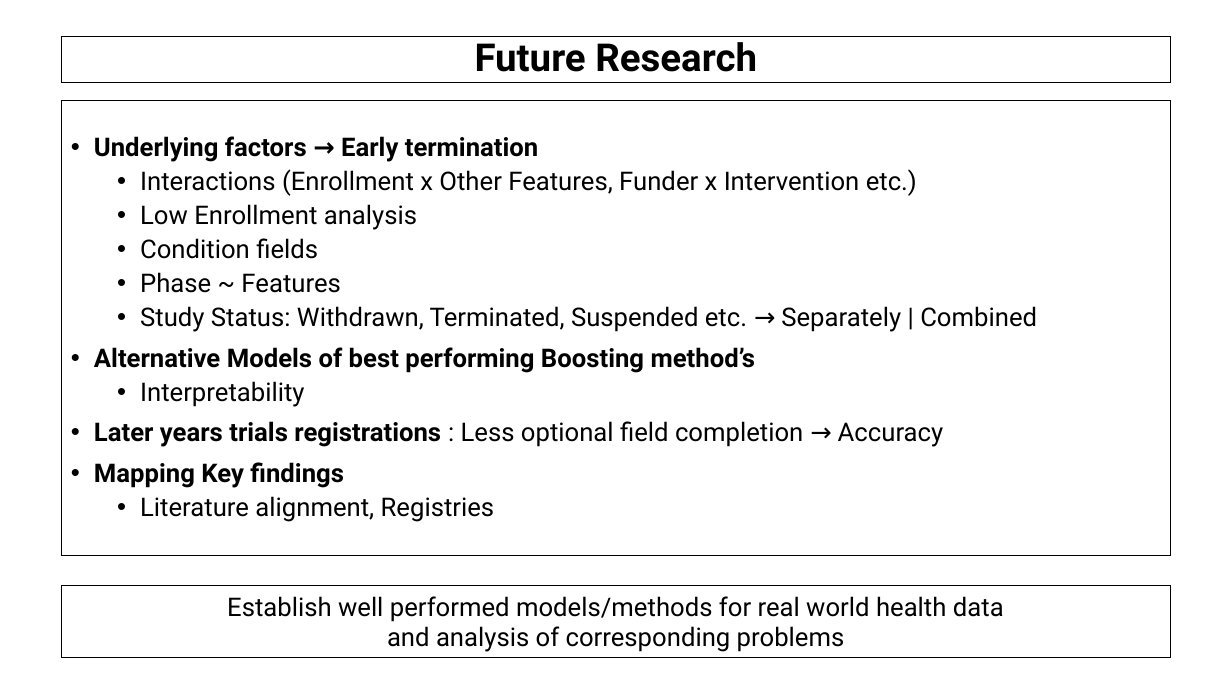
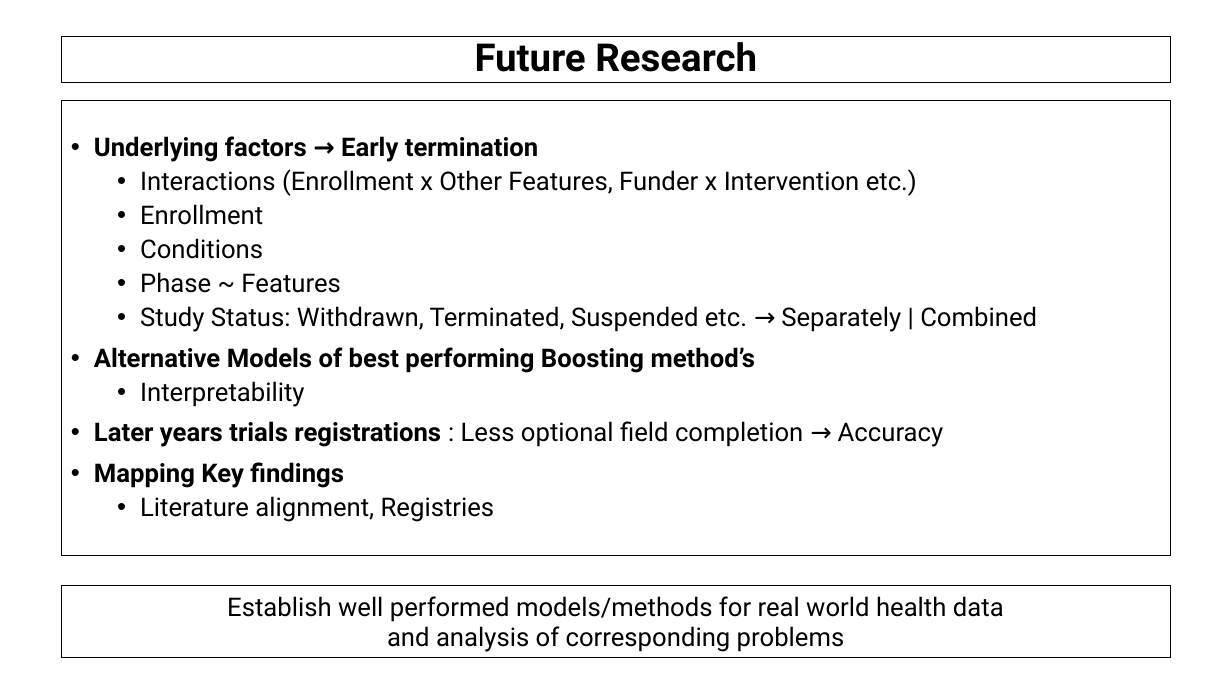
Before and after one commit to AndreouEugenia/Thesis, a slide deck: slide 27 of Thesis_Presentation.pptx. Drawn at 1232x693 pixels with LibreOffice and Linux fonts; fonts in the diff are those of the drawing; background and template pictures are left out. Boxes give left, top, right and bottom in pixels: in the first picture for what was removed or moved away, otherwise in the second. Text is boxed around its words. In the diff, an @@ line names an element or a change of style, - is before the commit and + after.

```diff
--- a/Thesis_Presentation.pptx
+++ b/Thesis_Presentation.pptx
@@ text at (x1=140, y1=204, x2=263, y2=259): text changed @@
-  • Low Enrollment analysis
-  • Condition fields
+  • Enrollment
+  • Conditions
```
Also in this commit, not shown: 11 other slides changed, 8 other files.
